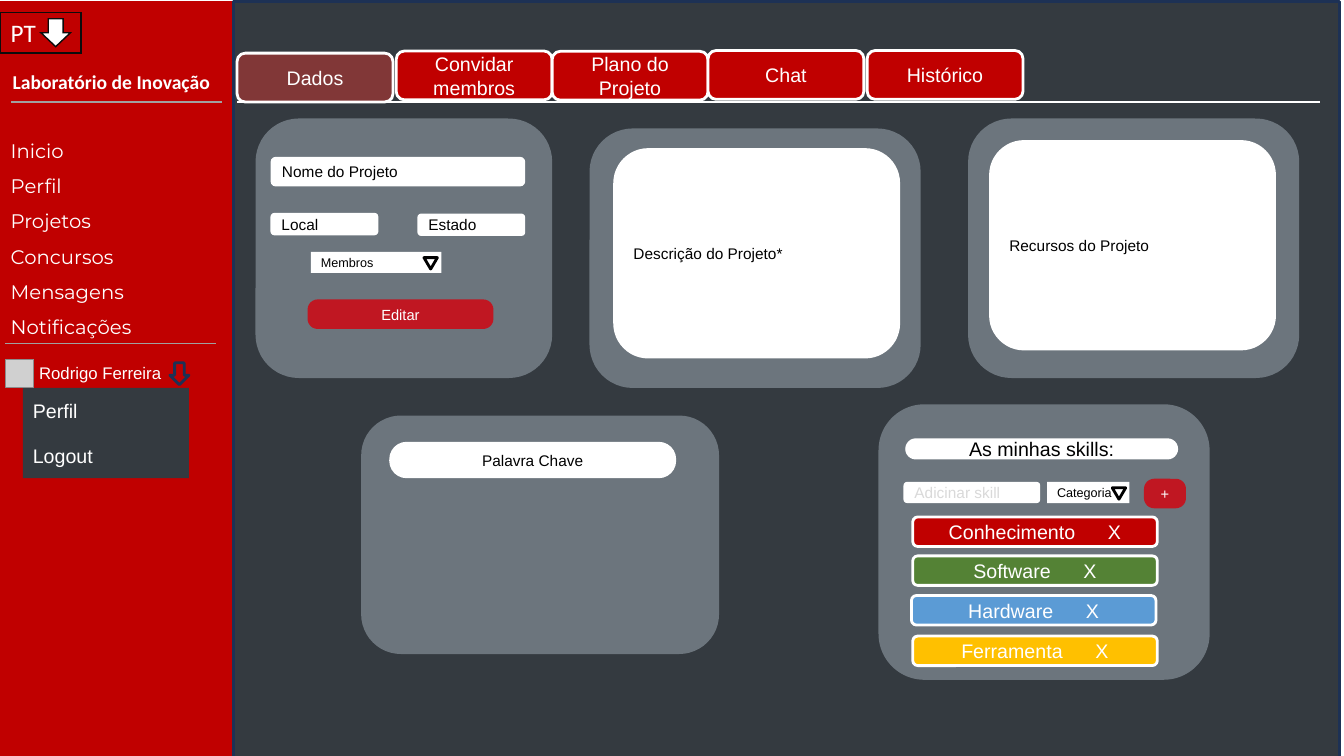
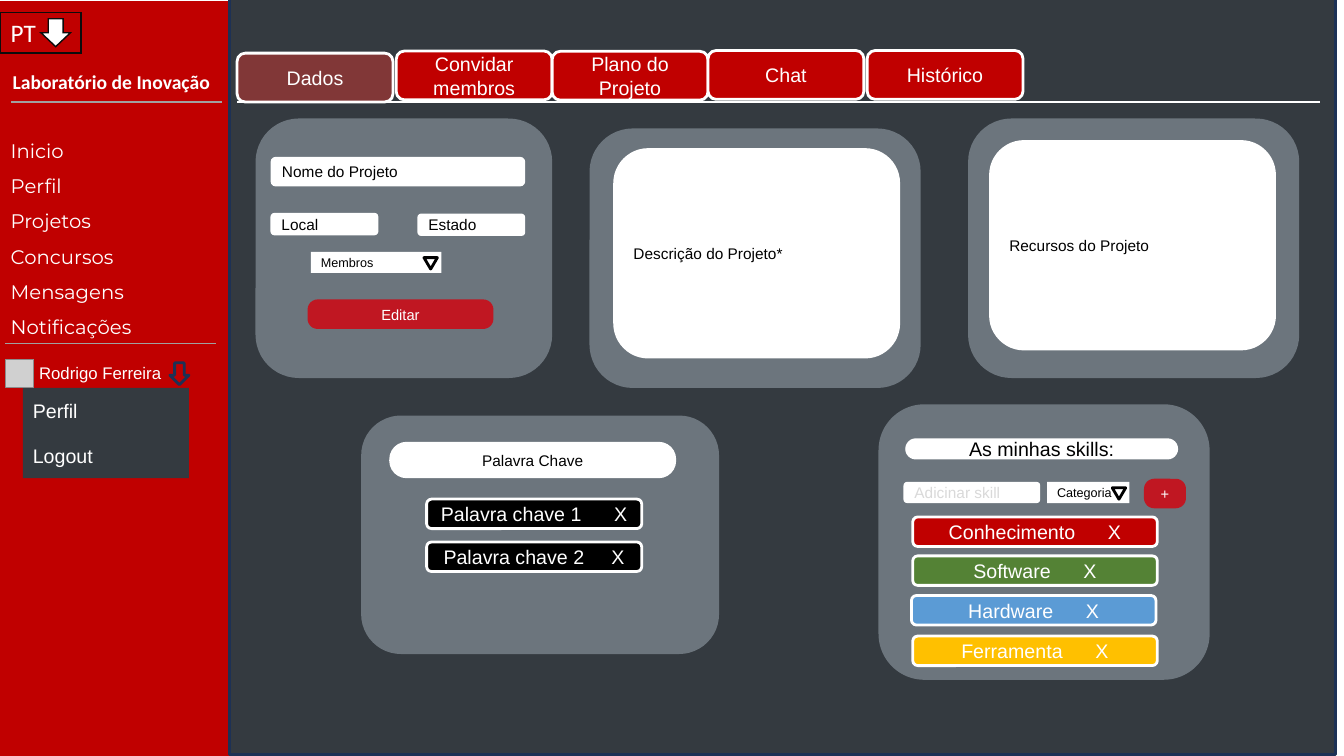
Before and after one commit to Reaf25pt/CriticalProject, a slide deck: slide 10 of frontend/mockup_final.pptx. Drawn at 1344x756 pixels with LibreOffice and Linux fonts; fonts in the diff are those of the drawing; grey boxes stand for pictures. Boxes give left, top, right and bottom in pixels: in the first picture for what was removed or moved away, otherwise in the second. Text is boxed around its words. In the diff, an @@ line names an element or a change of style, - is before the commit and + after.

```diff
--- a/frontend/mockup_final.pptx
+++ b/frontend/mockup_final.pptx
@@ rectangle moved from (x1=234, y1=1, x2=1341, y2=756) to (x1=229, y1=0, x2=1336, y2=755) @@
@@ rounded rectangle added at (x1=426, y1=499, x2=641, y2=528), fill #000000, outline #FFFFFF 2 pt, 14 pt, text #FFFFFF @@
+Palavra chave 1 X
@@ rounded rectangle added at (x1=426, y1=542, x2=641, y2=572), fill #000000, outline #FFFFFF 2 pt, 14 pt, text #FFFFFF @@
+Palavra chave 2 X
```
Also in this commit, not shown: 3 other slides changed, 2 other files.
